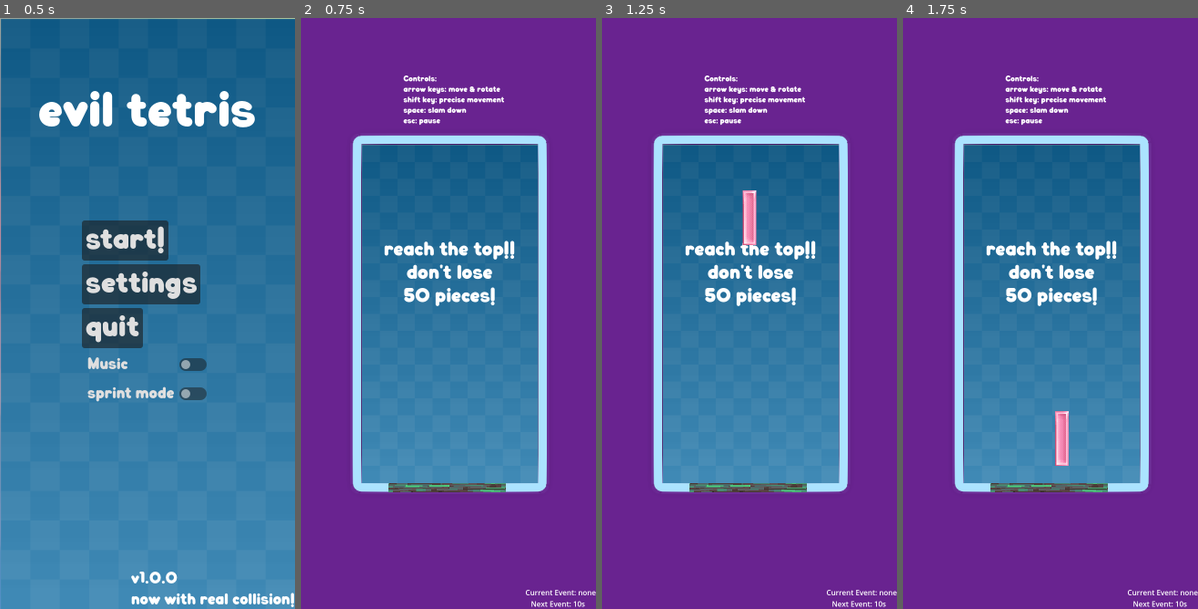
Above: before the commit, frames 1-4 (left to right).
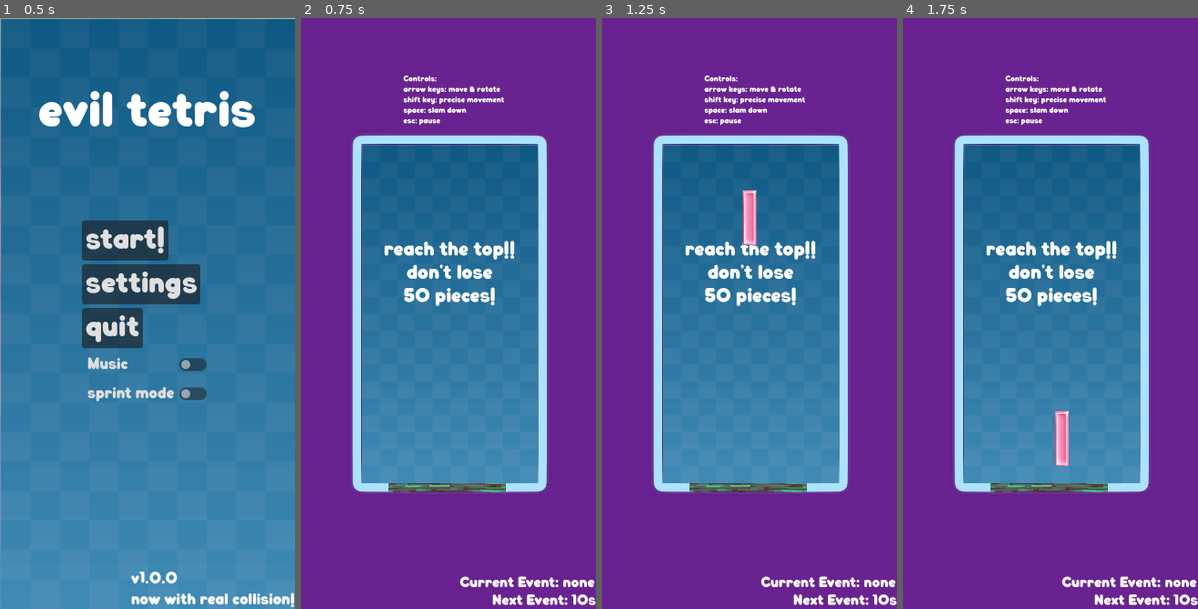
Above: after the commit, the same moments.

Repository: lpuv/evil-tetris
Game: Godot game, scene res://scenes/start_ui.tscn
Same seed, same stepped clock (60 frames per second), same inputs: the game is played once before the commit and once after it. Sound files missing from this copy of the repository are replaced by a short silence.
Inputs:
- Up to frame 1 (0.5 s): no input
- Up to frame 2 (0.75 s): click "start!" at 0.5 s
- Up to frame 3 (1.25 s): no input
- Up to frame 4 (1.75 s): hold Right (right) from 1.28 s (still down); tap Space (space) at 1.35 s

Frame 1 is identical in both runs. In frame 2, 1.0% of the frame differs, in the area x 53-100%, y 94-100%; in frame 3, 1.0%; in frame 4, 1.0%.

Commit message:
hotfix: increase font size

Diff:
--- a/project/scenes/main.tscn
+++ b/project/scenes/main.tscn
@@ -298,10 +298,14 @@
 anchor_top = 1.0
 anchor_right = 1.0
 anchor_bottom = 1.0
-offset_left = -143.0
-offset_top = -23.0
+offset_left = -228.0
+offset_top = -36.0
 grow_horizontal = 0
 grow_vertical = 0
+size_flags_horizontal = 8
+size_flags_vertical = 8
+theme_override_fonts/font = ExtResource("8_wxjoi")
+theme_override_font_sizes/font_size = 30
 text = "Next Event: 10s"
 metadata/time_left = 10
 
@@ -329,13 +333,16 @@
 anchor_top = 1.0
 anchor_right = 1.0
 anchor_bottom = 1.0
-offset_left = -112.0
-offset_top = -48.0
-offset_bottom = -25.0
+offset_left = -299.0
+offset_top = -75.0
+offset_right = -3.0
+offset_bottom = -33.0
 grow_horizontal = 0
 grow_vertical = 0
 size_flags_horizontal = 8
 size_flags_vertical = 8
+theme_override_fonts/font = ExtResource("8_wxjoi")
+theme_override_font_sizes/font_size = 30
 text = "Current Event: none"
 
 [node name="amongus" type="AnimatedSprite2D" parent="."]
